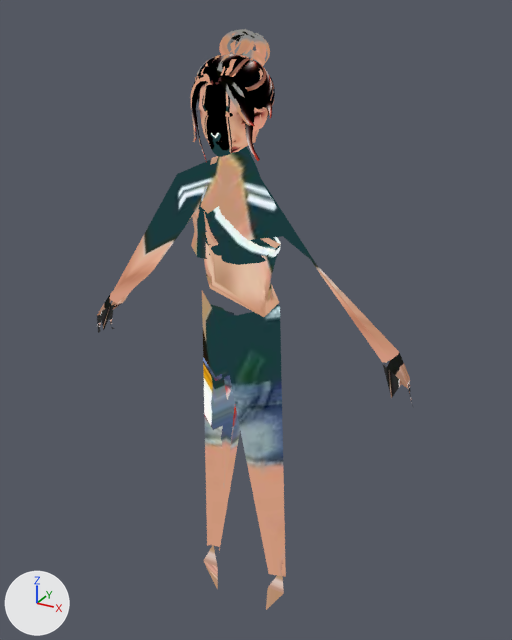
The glTF model public/models/characters/MaiMexico.glb: old version first, new version second.
Camera for both pictures: a camera (50 mm lens) standing at (0.928, -1.568, 1.847) and looking at (0.016, 0.09, 1.018). Arrows for +X, +Y and +Z are at lower left; the lights stay in place. The first picture is the older version. Vertices at exactly the same position are counted once.

Before the edit, the objects in view are built like this:
```python
me_mesh_0 = bpy.data.meshes.new('Mesh_0')
me_mesh_0.from_pydata(...)  # 4864 vertices, 8803 faces; spans x -0.52..0.52, y -0.11..0.14, z 0.0..1.8
# faces by material slot: [681, 8122]
me_mesh_0.materials.append(mat_opaco)
me_mesh_0.materials.append(mat_recorte)
ob_maimexico = bpy.data.objects.new('MaiMexico', me_mesh_0)
ob_maimexico.location = (0.0, 0.0, 0.0)
```
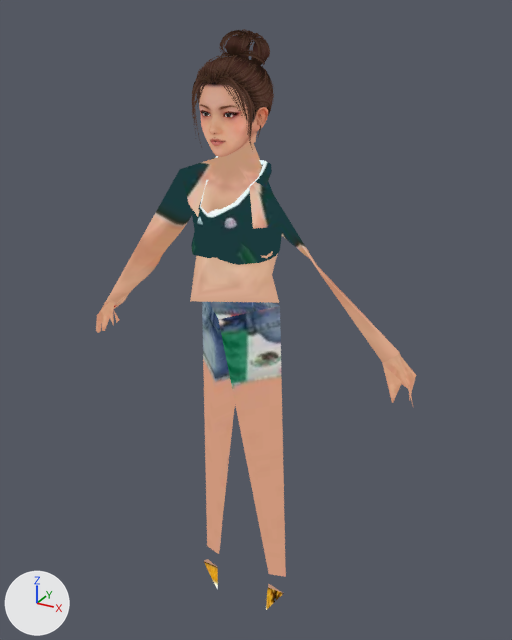
The change, as a diff of the scene's bpy script:
```diff
--- a/public/models/characters/MaiMexico.glb.py
+++ b/public/models/characters/MaiMexico.glb.py
@@ me_mesh_0 @@
 # used by ob_maimexico; location = (0.0, 0.0, 0.0)
-me_mesh_0.from_pydata(...)  # 4864 vertices, 8803 faces; spans x -0.52..0.52, y -0.11..0.14, z 0.0..1.8
+me_mesh_0.from_pydata(...)  # 5601 vertices, 10265 faces; spans x -0.52..0.52, y -0.12..0.17, z 0.0..1.8
+# me_mesh_0 part 1: 104 vertices moved from x -0.09..0.08, y -0.08..0.08, z 1.25..1.7 to x -0.09..0.08, y -0.07..0.08, z 1.25..1.7; 16 vertices removed from x -0.19..0.11, y -0.11..0.14, z 1.1..1.76; 750 vertices added at x -0.18..0.09, y -0.12..0.12, z 1.1..1.76
+# me_mesh_0 part 2: 1 vertex moved within x -0.5, y 0.06, z 0.9; 5 vertices removed from x -0.52..-0.49, y 0.02..0.06, z 0.89..0.97; 6 vertices added at x -0.52..-0.45, y -0.02..0.08, z 0.9..1.02
+# me_mesh_0 part 3: 4 vertices removed from x 0.42..0.49, y -0.02..0.08, z 0.92..1.03; 5 vertices added at x 0.47..0.51, y -0.02..0.06, z 0.9..0.98
+# me_mesh_0 part 4: 2 vertices moved from x -0.14..0.12, y 0.07, z 0.15 to x -0.12..0.12, y -0.01, z 0.15
+# me_mesh_0 part 5: 7464 kept faces spanning x -0.51..0.52, y -0.11..0.14, z 0.0..1.8 get new texture (UV) coordinates
+# other edits to the shape of me_mesh_0 do not show in these pictures
 me_mesh_0.materials.append(mat_opaco)
```

Location of each change, (x1, y1, x2, y2) in pixels of the pictures (512 x 640 px; the box of a moved part takes in the faces that stretch with it):
'MaiMexico', reshaped: before (97, 29, 413, 610); after (96, 29, 416, 610)
part 1 of me_mesh_0, reshaped: before (111, 57, 315, 317); after (112, 43, 282, 303)
part 2 of me_mesh_0, moved or reshaped: before (97, 299, 116, 329); after (96, 298, 119, 332)
part 3 of me_mesh_0, moved or reshaped: before (383, 361, 411, 399); after (383, 355, 416, 404)
part 4 of me_mesh_0, moved or reshaped: before (203, 545, 284, 593); after (204, 559, 282, 593)
part 5 of me_mesh_0, surface changed: (97, 29, 413, 610) in both
